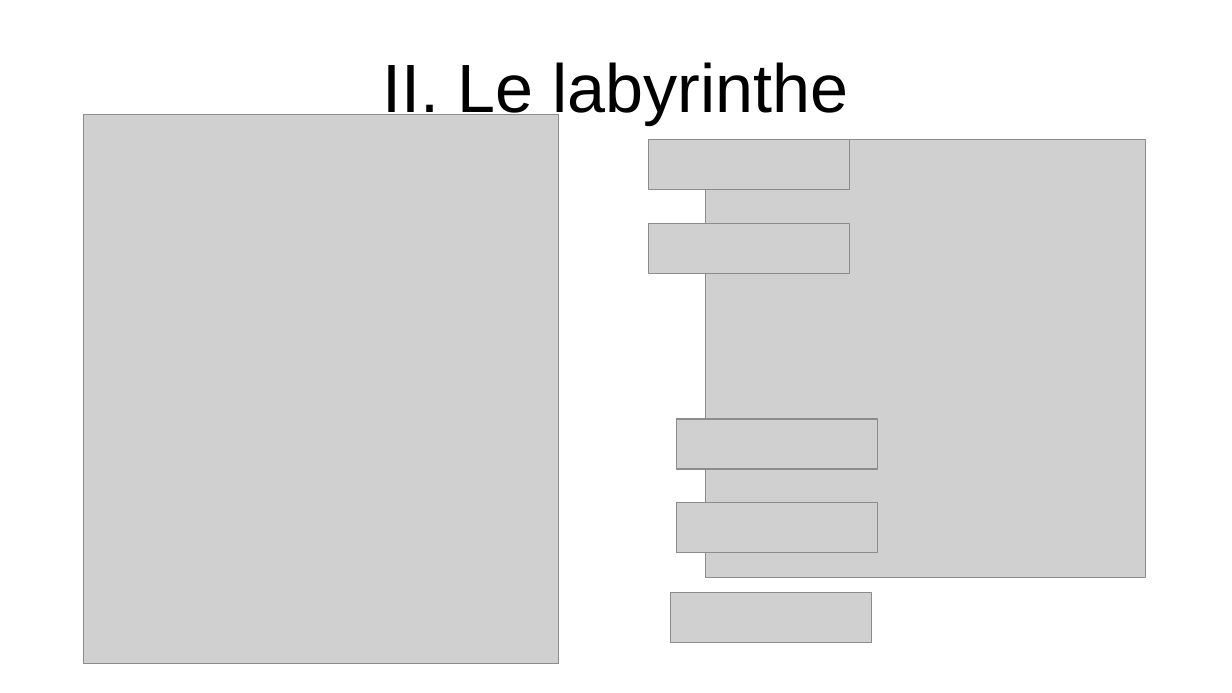
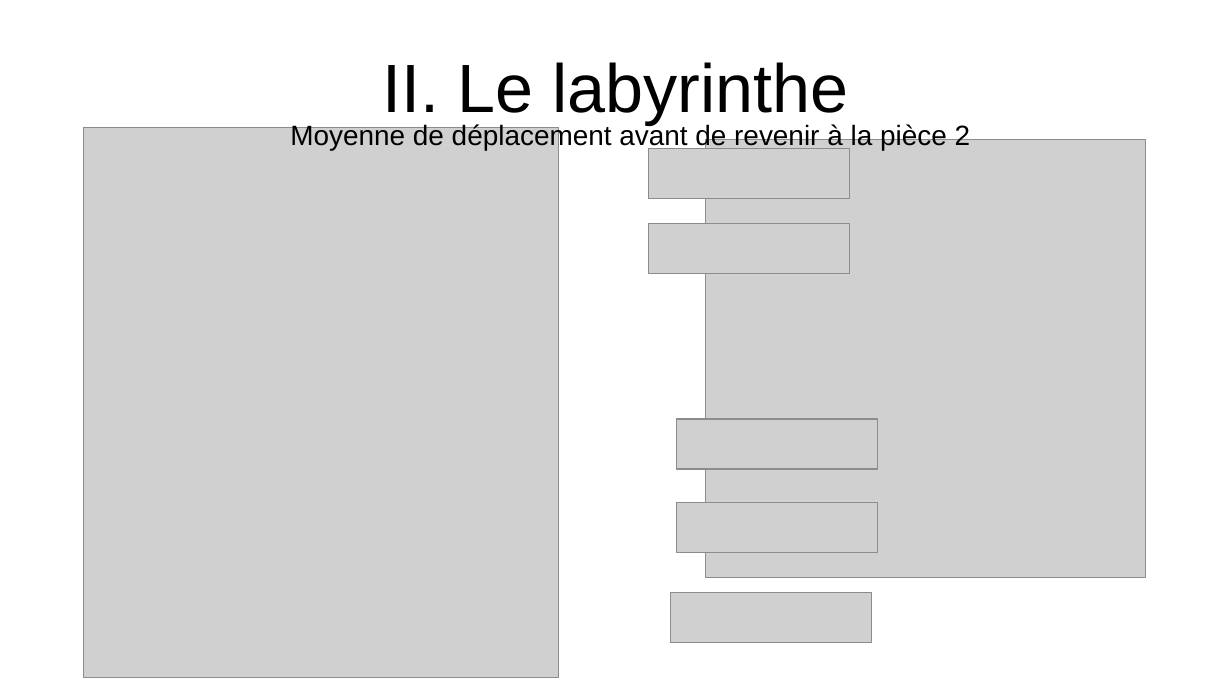
Before and after one commit to WIDEROZ/ESISAR-3A, a slide deck: slide 6 of Mathématiques/Oral/TP2_123 5min.odp (slide 10 before the commit). Drawn at 1232x693 pixels with LibreOffice and Linux fonts; fonts in the diff are those of the drawing; grey boxes stand for pictures. Boxes give left, top, right and bottom in pixels: in the first picture for what was removed or moved away, otherwise in the second. Text is boxed around its words. In the diff, an @@ line names an element or a change of style, - is before the commit and + after.

```diff
--- a/Mathématiques/Oral/TP2_123 5min.odp
+++ b/Mathématiques/Oral/TP2_123 5min.odp
@@ picture: place and size @@
-picture at (84,114,559,664)
+picture at (84,127,559,677)
@@ text added at (290,123,971,150), 18 pt, text #000000 @@
+Moyenne de déplacement avant de revenir à la pièce 2
@@ picture: place and size @@
-picture at (648,140,850,190)
+picture at (648,149,850,199)
```
Also in this commit, not shown: 5 other slides changed, 3 slides added, 9 slides removed, 1 other file.
